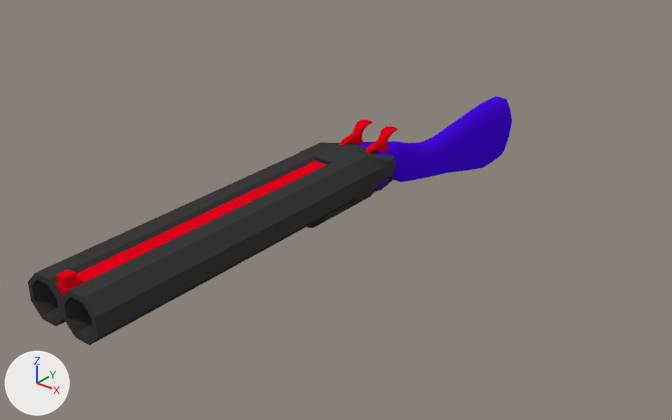
The Blender file blender/proj/shoga.blend as it was, and as the next commit left it.
Both versions are drawn from a 50 mm lens placed at (0.654, -0.851, 0.462), pointed at (0.009, -0.045, -0.038). Lighting does not change. The marker at lower left points along +X, +Y and +Z. The same objects are shown in both versions, whatever each file hides.

Objects in the first picture: 'barrels.001', 'hammerLeft.001', 'handle.001', 'hummerRight.001'.
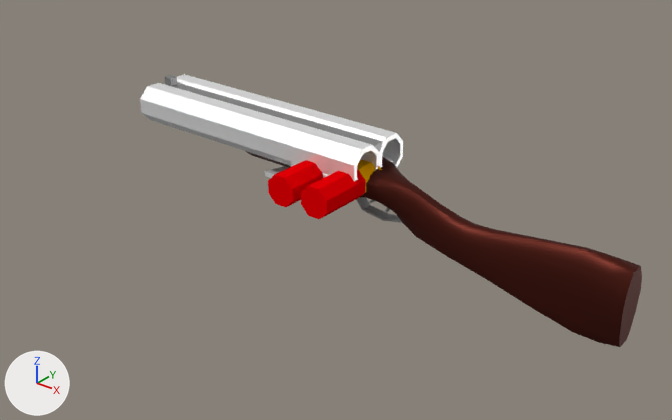
Commit message: some testing with texure painting

Patch to the scene script:
```diff
--- a/blender/proj/shoga.blend.py
+++ b/blender/proj/shoga.blend.py
@@ img_shotgunalbedo_png @@
+img_shotgunalbedo_png = load_image('shotgunALBEDO.png', '../../shogmare_unity/Assets/objects/shotgun/materials/shotgunALBEDO.png', 512, 512, 'sRGB')
@@ mat_shotgunmat @@
+mat_shotgunmat = principled_material('ShotGunMat')
+mat_shotgunmat.texture = img_shotgunalbedo_png
+mat_shotgunmat.metallic = 0.675
+mat_shotgunmat.roughness = 0.456
+mat_shotgunmat.specular_ior_level = 0.0
@@ me_cube_004 @@
 me_cube_004.from_pydata(...)  # 435 vertices, 418 faces; spans x -0.109..0.372, y -0.051..0.051, z -0.111..0.026
 # used by ob_handle_001; location = (0.0, 0.0, 0.007); rotation_euler = (0.0, 0.00059, 1.571), in degrees (0, 0, 90)
+# me_cube_004 part 1: all 106 faces that had it switch from mat_material_001 (black #3b3b3b) to mat_shotgunmat (picture img_shotgunalbedo_png)
+# me_cube_004 part 2: all 312 faces that had it switch from mat_material_003 (purple #490ae7) to mat_shotgunmat (picture img_shotgunalbedo_png)
@@ me_cube_009 @@
 me_cube_009.from_pydata(...)  # 122 vertices, 120 faces; spans x -0.0332..0.031, y -0.0086..0.0085, z -0.006..0.0402
-me_cube_009.materials.append(mat_material_004)  # red #e7001b
+me_cube_009.materials.append(mat_shotgunmat)  # picture img_shotgunalbedo_png
@@ me_cube_008 @@
 me_cube_008.from_pydata(...)  # 122 vertices, 120 faces; spans x -0.0332..0.031, y -0.0086..0.0085, z -0.006..0.0402
-me_cube_008.materials.append(mat_material_004)  # red #e7001b
+me_cube_008.materials.append(mat_shotgunmat)  # picture img_shotgunalbedo_png
@@ me_cube_010 @@
 me_cube_010.from_pydata(...)  # 96 vertices, 89 faces; spans x -0.338..0.041, y -0.051..0.049, z -0.017..0.054
 # used by ob_barrels_001; location = (0.0, -0.1, -0.015); rotation_euler = (0.0, 0.00059, 1.571), in degrees (0, 0, 90)
+# me_cube_010 part 3: all 64 faces that had it switch from mat_material_001 (black #3b3b3b) to mat_shotgunmat (picture img_shotgunalbedo_png)
+# me_cube_010 part 4: all 8 faces that had it switch from mat_material_003 (purple #490ae7) to mat_shotgunmat (picture img_shotgunalbedo_png)
+# me_cube_010 part 5: all 17 faces that had it switch from mat_material_004 (red #e7001b) to mat_shotgunmat (picture img_shotgunalbedo_png)
@@ ob_handle_001 @@
 ob_handle_001 = bpy.data.objects.new('handle.001', me_cube_004)
-ob_handle_001.location = (0.0, 0.0, 0.007)
-ob_handle_001.rotation_euler = (0.0, 0.00059, 1.571)  # degrees (0, 0, 90)
+ob_handle_001.location = (0.0, 0.0, 0.0)
@@ ob_hammerleft_001 @@
 ob_hammerleft_001 = bpy.data.objects.new('hammerLeft.001', me_cube_009)
-ob_hammerleft_001.location = (0.02, 0.037, 0.002)
-ob_hammerleft_001.rotation_euler = (0.0, -0.213, 1.571)  # degrees (0, -12, 90)
+ob_hammerleft_001.location = (0.0, 0.0, 0.0)
@@ ob_hummerright_001 @@
 ob_hummerright_001 = bpy.data.objects.new('hummerRight.001', me_cube_008)
-ob_hummerright_001.location = (-0.019, 0.037, 0.002)
-ob_hummerright_001.rotation_euler = (0.0, -0.221, 1.571)  # degrees (0, -13, 90)
+ob_hummerright_001.location = (0.0, 0.0, 0.0)
@@ ob_barrels_001 @@
 ob_barrels_001 = bpy.data.objects.new('barrels.001', me_cube_010)
-ob_barrels_001.location = (0.0, -0.1, -0.015)
-ob_barrels_001.rotation_euler = (0.0, 0.00059, 1.571)  # degrees (0, 0, 90)
+ob_barrels_001.location = (0.0, 0.0, 0.0)
```

Where the change shows, as pixel boxes [x1, y1, x2, y2] in the pictures (672 x 420 px):
'barrels.001', recoloured, moved, turned
    before: [28, 152, 357, 345]
    after: [140, 74, 403, 181]
'handle.001', recoloured, moved, turned
    before: [299, 96, 512, 228]
    after: [265, 153, 642, 347]
'hammerLeft.001', recoloured, moved, turned (not visible afterwards)
    before: [365, 126, 398, 153]
'hummerRight.001', recoloured, moved, turned (not visible afterwards)
    before: [340, 119, 373, 145]
part 1 of me_cube_004, recoloured
    before: [299, 142, 396, 228]
    after: [265, 153, 402, 223]
part 2 of me_cube_004, recoloured
    before: [356, 96, 512, 189]
    after: [360, 156, 642, 347]
part 3 of me_cube_010, recoloured
    before: [28, 152, 357, 345]
    after: [140, 74, 403, 181]
part 4 of me_cube_010, recoloured
    after: [246, 151, 291, 168]
part 5 of me_cube_010, recoloured
    before: [55, 161, 327, 295]
    after: [165, 75, 383, 150]
'bullet.002', unchanged, uncovered by the edit
    after: [268, 160, 382, 219]
